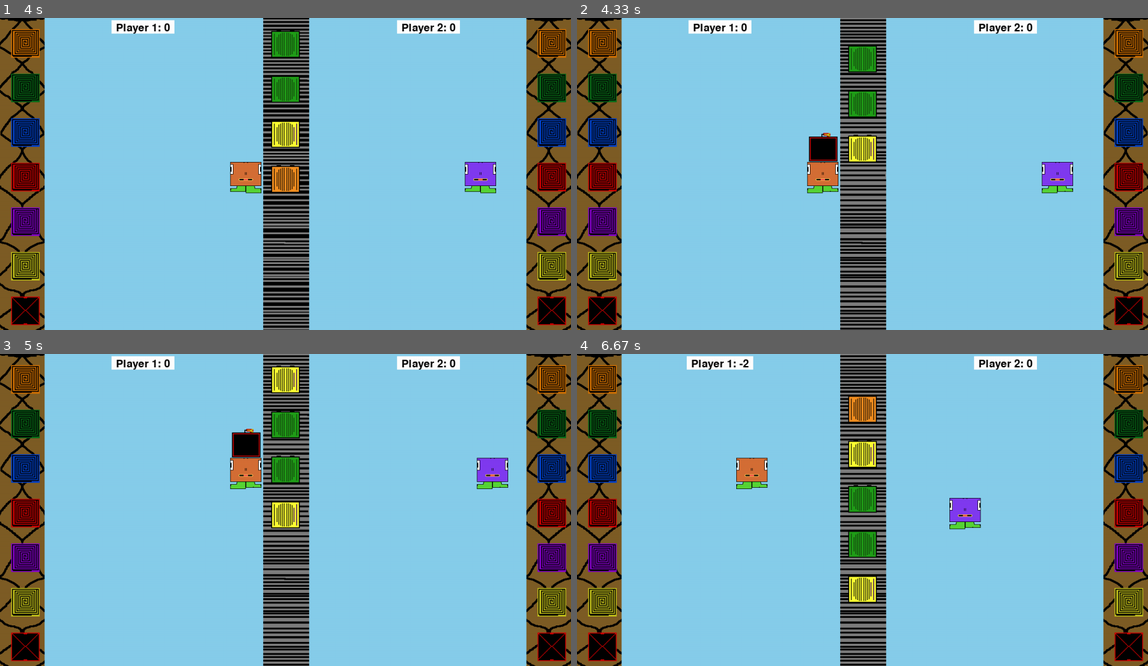
Above: before the commit, frames 1-4 (two rows, left to right).
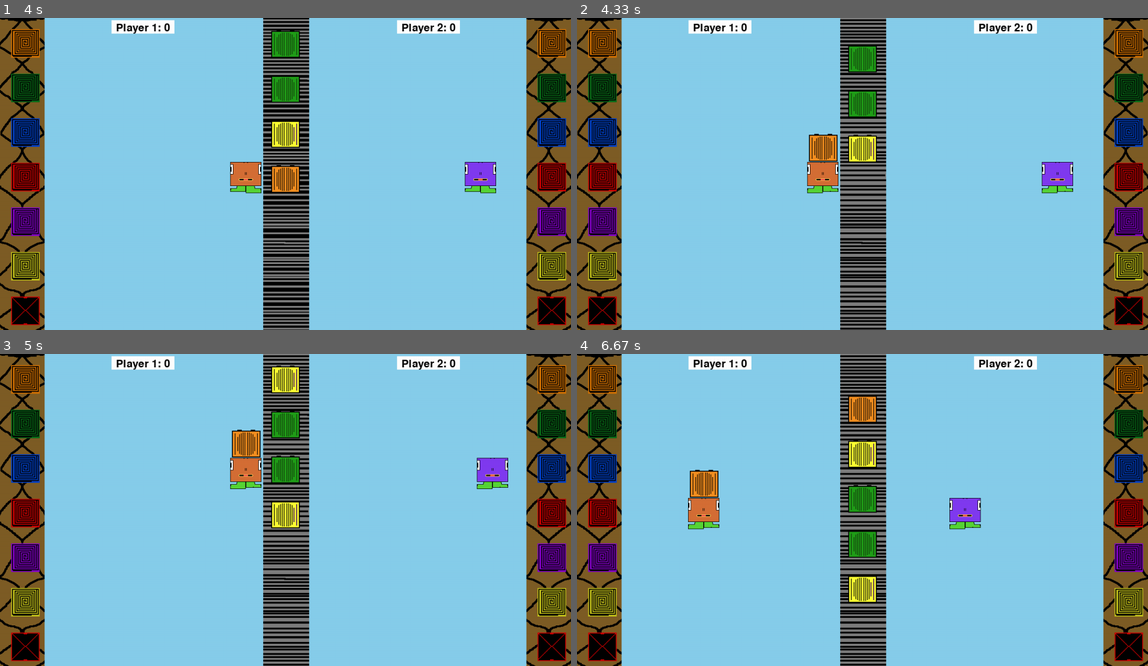
Above: after the commit, the same moments.

Repository: michlima/pygame-project
Game: pygame game, started from main.py
The game is run twice, just before and just after one commit, with the same random seed, the same clock (stepped at 60 frames per second) and the same inputs.
Inputs (mouse positions are in pixels of both pictures, inside the frame that each line leads up to):
- Up to frame 1 (4 s): press the mouse at (285, 230) at 0.37 s; move the mouse to (319, 245) at 0.47 s; release the mouse at (359, 261) at 0.6 s; tap Space at 0.67 s; hold Up 1-1.47 s; hold W 1-1.47 s; hold Right 1.5-2.13 s; hold D 1.5-2.13 s; hold Down 2.17-2.53 s; hold S 2.17-2.53 s; hold Left 2.57-3.03 s; hold A 2.57-3.03 s; hold Right 3.07-3.53 s; hold D 3.07-3.53 s; tap P at 3.57 s; press the mouse at (285, 230) at 3.93 s
- Up to frame 2 (4.33 s): move the mouse to (833, 230) at 4.03 s; release the mouse at (799, 227) at 4.17 s; tap Space at 4.23 s
- Up to frame 3 (5 s): hold Up 4.57-4.87 s; hold W 4.57-4.87 s; tap Space at 4.63, 4.97 s; hold Right from 4.9 s (still down); hold D from 4.9 s (still down)
- Up to frame 4 (6.67 s): tap Space at 5.27, 5.47, 5.77, 6.03, 6.37 s; release Right at 5.37 s; release D at 5.37 s; hold Left 5.4-5.93 s; hold A 5.4-5.93 s; hold Down 5.97-6.27 s; hold S 5.97-6.27 s; hold Left from 6.3 s (still down); hold A from 6.3 s (still down)

Frame 1 is identical in both runs. In frame 2, 0.4% of the frame differs, in the area x 40-46%, y 36-46%; in frame 3, 0.4%; in frame 4, 1.7%, in the area x 19-34%, y 0-57%.

Commit message:
added comments

Diff:
--- a/main.py
+++ b/main.py
@@ -3,26 +3,16 @@
 import time
 
 
-
-test = pygame.image.load('sprites/boxes/sprite_1.png')
-# boxColors = ["orange","green","cyan","pink","purple","brown","black"]
+# ALL IMAGES
+
+#images for boxes
 boxesImgs = {"orange": pygame.image.load('sprites/boxes/sprite_0.png'),"green": pygame.image.load('sprites/boxes/sprite …(236 unchanged characters)…
+#images for dropoffs
 dropoffImgs = {"orange": pygame.image.load('sprites/dropoffs/dropoff_orange.png'),"green": pygame.image.load('sprites/d …(351 unchanged characters)…
-conveyerImgs = {"img1": pygame.image.load('sprites/conveyer/conveyer_0.png'), "img2:": pygame.image.load('sprites/conveyer/conveyer_1.png')}
-
-player_one_disabled_until = 0  # Track when player 1 can move again
-player_two_disabled_until = 0  # Track when player 2 can move again
-
-
-def drawConveyer(screen,x,y,color, w,h):
-    pygame.draw.rect(screen, color, pygame.Rect(x, y, w,h))
-
-def drawRectBorders(screen,color ,rect):
-    pygame.draw.rect(screen, color, rect,5)
 
 def all_text(font_file, font_size, text, true_or_false, t_color): # one function to handle all texts
-    text_font = pygame.font.Font(font_file, font_size) # font file and size
-    text_surface = text_font.render(text, true_or_false, t_color) # content and color
+    textFont = pygame.font.Font(font_file, font_size) # font file and size
+    text_surface = textFont.render(text, true_or_false, t_color) # content and color
     return text_surface # return the rendered text surface
 
 def all_buttons(screen, button_rect_shape, text, font_file, font_size, button_color, text_color): # one function to handle all buttons
@@ -46,87 +36,81 @@
 
 
 def conveyBoxes(queuedBoxes, screen):
-    conveyerVelocity = pygame.math.Vector2(1, 1)
+    conveyerVelocity = pygame.math.Vector2(1, 1) # velocity that box should be moving in
     for box in queuedBoxes:
-        box["rect"].y += int(conveyerVelocity.y)
-
+        box["rect"].y += int(conveyerVelocity.y) # moves boxes according to set velocity
         # draw boxes on screen
         screen.blit(box["image"],(box["rect"].x, box["rect"].y))
 
 
 def pickBox(queuedBoxes, player_pos):
-    removedBox = False
-    indexRemoved = -1
-    newBoxes = queuedBoxes
-
-    for box in range(len(queuedBoxes)):
-        x_diff = abs(player_pos.x - queuedBoxes[box]["rect"].x)
-        y_diff = abs(player_pos.y - queuedBoxes[box]["rect"].y)
-        if x_diff < 100 and y_diff < 50:
-            indexRemoved = box
-            removedBox = queuedBoxes[box]
-            if removedBox["box_is_bomb"]:
+    removedBox = False # default is no box was removed
+    boxesInQueue = queuedBoxes # copies boxes in queue in order to later remove one box from list
+
+    for box in range(len(queuedBoxes)): # loops through boxes in queue (loop by index)
+        x_diff = abs(player_pos.x - queuedBoxes[box]["rect"].x) # calculates how close player is to box in the x dimension
+        y_diff = abs(player_pos.y - queuedBoxes[box]["rect"].y) # calculates how close player is to box in the y dimension
+        if x_diff < 100 and y_diff < 50: # if players is 100pixels close (x dimension) and  50 pixels close (y dimension) then player picks box
+            indexRemoved = box # 'box' variable is the index (sinces loop is set to the range of the length of queued boxes)
+            removedBox = queuedBoxes[box] # get's box to be removed by index
+            if removedBox["box_is_bomb"]: # runs if a box is a bomb
                 removedBox["color"] = "black"  # Displays box as bomb
-                removedBox["pickup_time"] = time.time()  # bomb takes action after a timeframe
-                removedBox["image"] = pygame.image.load('sprites/boxes/sprite_6.png')
-                removedBox["exploded"] = False
-            newBoxes.pop(indexRemoved)
+                removedBox["pickup_time"] = time.time()  # marks when bomb was removed from box (explodes after a period of time)
+                removedBox["image"] = pygame.image.load('sprites/boxes/sprite_6.png') # changes image displayed (to see bomb)
+                removedBox["exploded"] = False # creates new key in box dictionary
+            boxesInQueue.pop(indexRemoved) # removes picked up box from queue
+            # Sets box position to by above players head
             removedBox["rect"].y = player_pos.y - 10
             removedBox["rect"].x = player_pos.x + 20
-            break
-    return {"newQueue": newBoxes, "boxPicked": removedBox}
-
+            break # breaks loop after found box to be removed
+    return {"newQueue": boxesInQueue, "boxPicked": removedBox} # returns new List of boxes and which box was removed
+
+# draws drop off locations in screen
 def drawDropOffs(screen):
-
     colors = ["orange","green","cyan","red","purple","yellow","black"]
     y = 25
     for color in colors:
         screen.blit(dropoffImgs[color], (screen.get_width() - 75, y))
-        # drawRectBorders(screen, color,((screen.get_width() - 75,y,55,55)))
         screen.blit(dropoffImgs[color], (25, y))
-
         y = y +100
 
+# function for dropping boxes in correct location
 def dropBox(screen, playerOne, playerPosition, box):
-    x = 25
+    dropOffXLocation = 25 # dropoff x possition for player one (left side of the screen)
     if playerOne == False:
-        x = screen.get_width() - 85
-
-    boxColors = ["orange","green","cyan","red","purple","yellow","black"]
-    dropOffs = []
-    locationY = -50
+        dropOffXLocation = screen.get_width() - 85  # dropoff x possition for player two (right side of the screen)
+
+    boxColors = ["orange","green","cyan","red","purple","yellow","black"] # drop off colors
+    dropOffs = [] # List of drop of colors
+    locationY = -50 # first location of the first dropoff zone
     for color in boxColors:
-        dropOffs.append({"location": locationY, "color": color})
-        locationY = locationY + 100
+        dropOffs.append({"location": locationY, "color": color}) # appends a Dictionary of drop off zone information
+        locationY = locationY + 100 # moves to the next dropoff zone location
+
+    # loops through drop off zone list of dictionaties
     for dropOff in dropOffs:
-        if abs(playerPosition.x - x) < 100 and abs(playerPosition.y - dropOff["location"] - 100) < 35:
-            if dropOff["color"] == box["color"]:
+        if abs(playerPosition.x - dropOffXLocation) < 100 and abs(playerPosition.y - dropOff["location"] - 100) < 35: # checks if player is close to dropoff zone in order to drop box
+            if dropOff["color"] == box["color"]: # check if drop off zone player is close to is the same color as the box he is holding
                 return box["points"]  # Return 1 point when the box is dropped in the correct place
 
     return 0  # No points if box is not dropped in the correct place
 
 
-def handleBombExplosion(screen, bomb_box):
+def bombTimerOver(screen, bomb_box):
     #  Bomb explosion effect
     if bomb_box and not bomb_box["exploded"]:
-        current_time = time.time()
-        if current_time - bomb_box["pickup_time"] > 1.7: # checks if bomb is past time
+        if time.time() - bomb_box["pickup_time"] > 2: # checks bomb timer is over (2 seconds)
             # Draw explosion effect
             pygame.draw.circle(screen, (255, 0, 0), (bomb_box["rect"].x + 60, bomb_box["rect"].y), 50)
-            # Deduct points
-            return True
-    return False
-
-
-conveyerSwitch = True
-
+            return True # if timer is over
+    return False # if timer is not over
+
+# DRAWS STATIC OBJECTS
 def drawScreenObjects(screen,conveyerSwitch):
     conveyerImg = pygame.image.load('sprites/conveyer/conveyer_0.png')
     tableImg = pygame.image.load("sprites/table/table.png")
-    if(not conveyerSwitch):
+    if(not conveyerSwitch): # Switches between to different pixel arts to portray movement in conveyer belt
         conveyerImg = pygame.image.load('sprites/conveyer/conveyer_1.png')
-
-    # drawConveyer(screen, screen.get_width() / 2 - 50,0,"red",100,screen.get_height())
     screen.blit(conveyerImg,(screen.get_width() / 2 - 50,0))
     screen.blit(tableImg,(screen.get_width() - 100, 0))
     screen.blit(tableImg,(0, 0))
@@ -166,8 +150,6 @@
             if event.type == pygame.QUIT:
                 return True
 
-
-
 def pause_menu(screen):#created a pause menu
     clock = pygame.time.Clock()
     while True:
@@ -199,36 +181,38 @@
                 exit()
 
 
-def runMusic():
-    pygame.mixer.music.load("BEAT.mp3")  # Replace with the correct path to your music file
-    pygame.mixer.music.set_volume(0.5)  # Set the volume (optional)
-    pygame.mixer.music.play(-1, 0.0)  # Loop the music indefinitely
-
 def inGame(screen, playing):
-    pygame.init()
     screen = pygame.display.set_mode((1280, 700))
+
+    pygame.mixer.pre_init()
+    pygame.mixer.init()
+
+    # plays music in channel 0
+    pygame.mixer.Channel(0).play(pygame.mixer.Sound("./BEAT.mp3"))
+
+
     clock = pygame.time.Clock()
-    paused = False #to call pause menu later
-    running = True
-    runMusic()
-    dt, count, running, queuedBoxes = 0 , 100, playing, []
-    playerAnimationToggle = True
-
+    running, count, queuedBoxes =  True, 100, []
+
+    playerAnimationToggle = True # changes players sprites between two sprites
+
+    # PLAYER IMAGES
     playerImage = pygame.image.load("sprites/player/sprite_0.png")
     playerImageTwo = pygame.image.load("sprites/player/sprite_1.png")
-
     playerTwoImage = pygame.image.load("sprites/player/sprite_2.png")
     playerTwoImageTwo = pygame.image.load("sprites/player/sprite_3.png")
 
+    # PLAYER POSSTIONS
     player_pos = pygame.Vector2(screen.get_width() / 3, screen.get_height() / 2)
     player2_pos = pygame.Vector2(screen.get_width() / 1.5, screen.get_height() / 2)
 
+    # BOX PLAYER IS HOLDING (False is no box is being held)
     player_one_box = False
     player_two_box = False
+
+    # CONTROLS IF PLAYER CAN MOVE OR NOT AND HOW LONG THEY HAVE NOT BEING ABLE TO MOVE
     playerOneMovement = {"disabled": False, "time": time.time()}
     playerTwoMovement = {"disabled": False, "time": time.time()}
-    bombExploded = False
-    bombExplodedCount = time.time()
 
 
     PLAYER_RADIUS = 40  # Defining the Size of the player
@@ -240,59 +224,48 @@
     while running:
         screen.fill("skyblue")
         ## draw coveyer table
-
         drawScreenObjects(screen, conveyerSwitch)
         count +=1 # count to send new boxes in conveyer
-        #conveyer animation
+
+        #conveyer + player animation
         if count % 13 == 0:
             conveyerSwitch = not conveyerSwitch
             playerAnimationToggle = not playerAnimationToggle
 
-
-        # Other game logic goes here...
-        # if player_one_box:
-            # boxDroppedPoints = dropBox(screen, True, player_pos, player_one_box)
-            # player_one_score += boxDroppedPoints  # Add points if box is dropped
-
-        # Handle bomb explosion / disables player movement and subtracts points
+        # Handles bomb explosion / disables player movement and subtracts points
         if player_one_box:
             if player_one_box["box_is_bomb"]:
-                exploded = handleBombExplosion(screen, player_one_box)
+                exploded = bombTimerOver(screen, player_one_box) # function returns if bomb exploded or not
                 if(exploded):
-                    player_one_score -= player_one_box["points"]
-                    player_one_box = False
-                    playerOneMovement = {"disabled": True, "time": time.time()}
-                    pygame.mixer.music.load("explosion.mp3")  # Replace with the correct path to your music file
-                    pygame.mixer.music.set_volume(0.5)  # Set the volume (optional)
+                    player_one_score -= player_one_box["points"] # deducts points
+                    player_one_box = False # removes box for players hand
+                    playerOneMovement = {"disabled": True, "time": time.time()} # make disabled key in playmovement library equal to true
+                    #handle sound effect
+                    pygame.mixer.music.load("explosion.mp3")
                     pygame.mixer.music.play()
-                    bombExploded = True
-                    bombExplodedCount = time.time()
 
         if player_two_box:
             if player_two_box["box_is_bomb"]:
-                exploded = handleBombExplosion(screen, player_two_box)
+                exploded = bombTimerOver(screen, player_two_box)
                 if(exploded):
-                    player_two_score -= player_two_box["points"]
-                    player_two_box = False
-                    playerTwoMovement = {"disabled": True, "time": time.time()}
-                    pygame.mixer.music.load("explosion.mp3")  # Replace with the correct path to your music file
-                    pygame.mixer.music.set_volume(0.5)  # Set the volume (optional)
+                    player_two_score -= player_two_box["points"] # deducts points
+                    player_two_box = False # removes box for players hand
+                    playerTwoMovement = {"disabled": True, "time": time.time()} # make disabled key in playmovement library equal to true
+
+                    #handle sound effect
+                    pygame.mixer.music.load("explosion.mp3")
                     pygame.mixer.music.play()
-                    bombExploded = True
-                    bombExplodedCount = time.time()
-
-        if bombExploded and bombExplodedCount < time.time() - 2.2:
-            runMusic()
-            bombExploded = False
+
+
 
         # enables movement again for player One
         if playerOneMovement["disabled"]:
-            if playerOneMovement["time"] < time.time() - 2:
+            if playerOneMovement["time"] < time.time() - 2: # calculates time since player was able to move
                 playerOneMovement = {"disabled": False, "time": time.time()}
 
         # enables movement again for player Two
         if playerTwoMovement["disabled"]:
-            if playerTwoMovement["time"] < time.time() - 2:
+            if playerTwoMovement["time"] < time.time() - 2:  # calculates time since player was able to move
                 playerTwoMovement = {"disabled": False, "time": time.time()}
 
 
@@ -302,7 +275,7 @@
             randomPoints = random.randrange(1,4,1)
             box_is_bomb =  random.random() < 0.2 #20% chance of bomb
             boxColor = random.choice(boxColors)
-            queuedBoxes.append({"rect": pygame.Rect(screen.get_width() / 2 - 32, 0, 55, 55), "points": randomPoints,"color": boxColor, "box_is_bomb": True,"image":boxesImgs[boxColor]})
+            queuedBoxes.append({"rect": pygame.Rect(screen.get_width() / 2 - 32, 0, 55, 55), "points": randomPoints,"color": boxColor, "box_is_bomb": box_is_bomb,"image":boxesImgs[boxColor]})
             count = 0
 
         for event in pygame.event.get():
@@ -374,19 +347,20 @@
         if(len(queuedBoxes) > 8):
             del queuedBoxes[0]
 
-            # Display player scores
+        # Display player scores
         font = pygame.font.SysFont(None, 36)
         player_one_score_text = font.render(f"Player 1: {player_one_score}", True, (0, 0, 0))
         player_two_score_text = font.render(f"Player 2: {player_two_score}", True, (0, 0, 0)) # Position scores
         pygame.draw.rect(screen, (255, 255, 255), (screen.get_width() // 4 - player_one_score_text.get_width() // 2 - 10, 5, player_one_score_text.get_width() + 20, 30))
         pygame.draw.rect(screen, (255, 255, 255), (3 * screen.get_width() // 4 - player_two_score_text.get_width() // 2 - 10, 5, player_two_score_text.get_width() + 20, 30))
+
         # Position scores
         screen.blit(player_one_score_text, (screen.get_width() // 4 - player_one_score_text.get_width() // 2, 10))
         screen.blit(player_two_score_text, (3 * screen.get_width() // 4 - player_two_score_text.get_width() // 2, 10))
 
 
         keys = pygame.key.get_pressed()
-        if(playerOneMovement["disabled"] == False):
+        if(playerOneMovement["disabled"] == False): # if player not disabled then move
             if keys[pygame.K_w]:
                 if(player_pos.y > 5): # enforces borders
                     player_pos.y -= 3
@@ -408,7 +382,7 @@
                 if player_one_box != False:
                     player_one_box["rect"].x += 3
 
-        if(playerTwoMovement["disabled"] == False):
+        if(playerTwoMovement["disabled"] == False): # if player not disabled then move
             if keys[pygame.K_UP]:
                 if(player2_pos.y > 5): # enforces borders
                     player2_pos.y -= 3
@@ -430,10 +404,8 @@
                 if player_two_box != False:
                     player_two_box["rect"].x += 3
 
-        if player_pos.x > screen.get_width() / 2 - 50 - PLAYER_RADIUS:
-            player_pos.x = screen.get_width() / 2 - 50 - PLAYER_RADIUS
-
-        # Keeps the box centered over the character
+
+        # Keeps the picked up box centered over the character
         if player_one_box:
             player_one_box["rect"].x = player_pos.x - player_one_box["rect"].width // 2
             player_one_box["rect"].y = player_pos.y - player_one_box["rect"].height - 10
@@ -447,7 +419,7 @@
         pygame.display.flip()
 
         # limits FPS to 60
-        dt = clock.tick(100) / 1000
+        clock.tick(100) / 1000
 
 
 def main():
